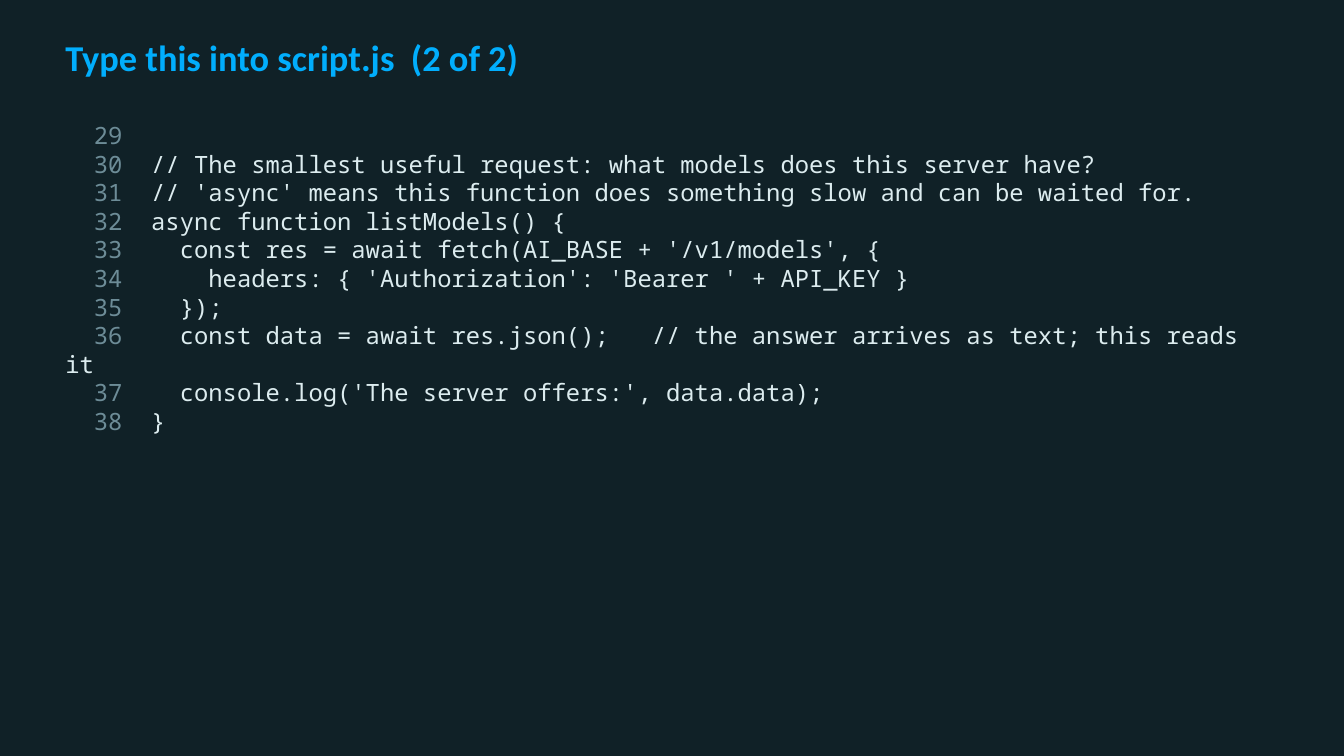
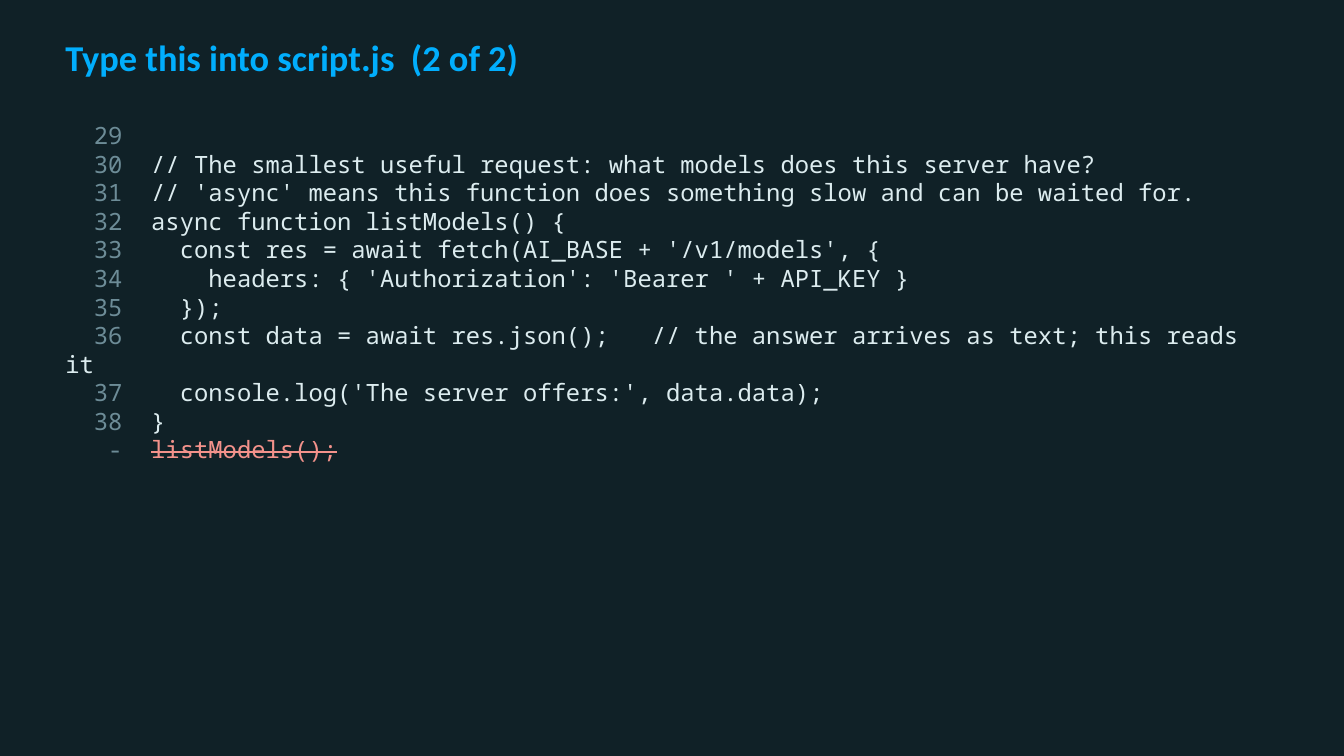
Before and after one commit to utgapps/utgapps.github.io, a slide deck: slide 10 of ai101/slides/week-04.pptx. Drawn at 1344x756 pixels with LibreOffice and Linux fonts; fonts in the diff are those of the drawing. Boxes give left, top, right and bottom in pixels: in the first picture for what was removed or moved away, otherwise in the second. Text is boxed around its words. In the diff, an @@ line names an element or a change of style, - is before the commit and + after.

```diff
--- a/ai101/slides/week-04.pptx
+++ b/ai101/slides/week-04.pptx
@@ text at <box>151,440,337,462</box>: paragraph added @@
+- listModels();
```
Also in this commit, not shown: 57 other files.
